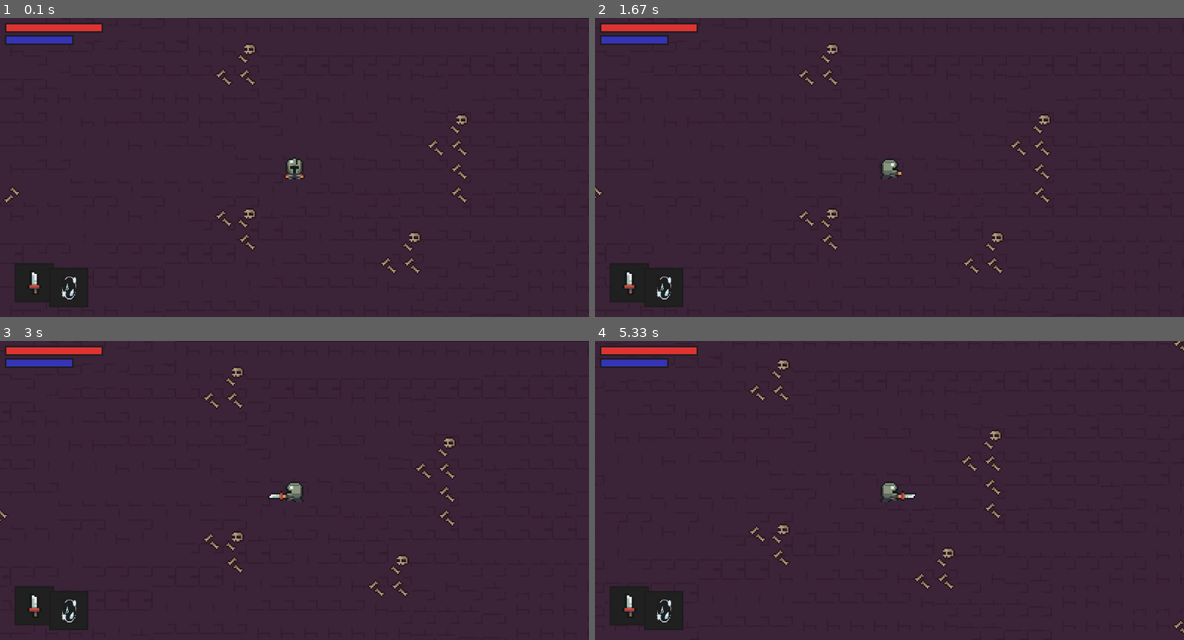
Above: before the commit, frames 1-4 (two rows, left to right).
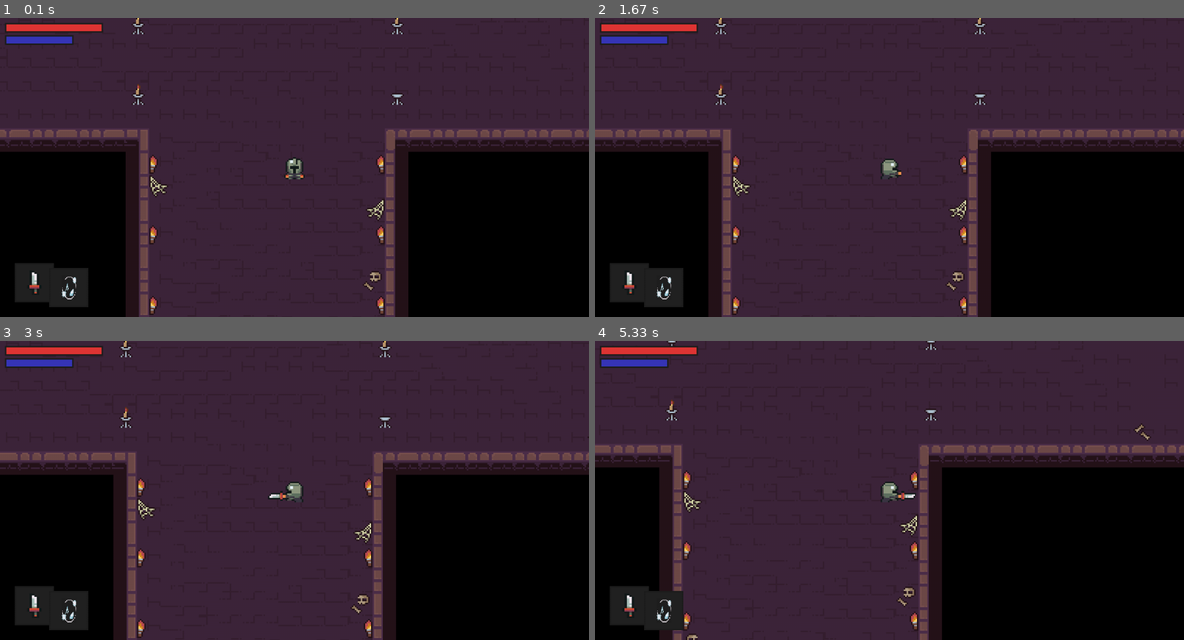
Above: after the commit, the same moments.

Repository: insper-classroom/devlife-23-1-projeto-pygame-luigi_ribolla
Game: pygame game, started from jogo.py
Two runs of this game, one before a commit and one after it. Both use one fixed random seed, a clock stepped at 60 frames per second and the inputs below.
Inputs:
- Up to frame 1 (0.1 s): no input
- Up to frame 2 (1.67 s): tap Space at 0.33, 0.73, 1.03, 1.57 s; hold D 0.67-1.13 s; tap K at 0.82 s; hold D from 1.5 s (still down)
- Up to frame 3 (3 s): tap Space at 1.87, 2.4, 2.7 s; release D at 1.97 s; hold A 2.33-2.73 s
- Up to frame 4 (5.33 s): hold D 3.17-3.8 s; tap Space at 3.23, 3.53, 3.9, 4.3, 4.6, 4.8, 5.1 s; tap K at 3.32, 4.88 s; hold S 3.83-4.2 s; hold A 4.23-4.7 s; hold D 4.73-5.2 s

The runs differ from the first frame. In frame 1, 35% of the frame differs, in the area x 0-100%, y 0-100%; in frame 2, 35%; in frame 3, 35%; in frame 4, 36%.

Commit message:
criacao de monstros

Diff:
--- a/constantes.py
+++ b/constantes.py
@@ -24,7 +24,7 @@
 cor_energia = '#3736B8'
 cor_borda_ativacao = 'gold'
 
-#inimigo
+#arma
 dados_arma = {
     'espada1': {'cooldown': 300, 'dano': 10, 'imagem':'docs/assets/img/espadas/espada1/espada1.png'},
     'espada2': {'cooldown': 450, 'dano': 15, 'imagem':'docs/assets/img/espadas/espada2/espada2.png'}
@@ -35,3 +35,11 @@
     'gelo' : {'forca': 7, 'custo':20, 'imagem':'docs/assets/img/magias/magia2/icone.png'},
     'conhecimento' : {'forca': 23, 'custo':40, 'imagem':'docs/assets/img/magias/magia1/icone.png'}
 }
+# inimigos
+dados_inimigos = {
+    'fogo': {'vida': 70, 'xp': 100, 'dano': 10, 'ataque': 'flam', 'som_attaque':'', 'velocidade': 4, 'resistencia': 3, 'raio_ataque': 50, 'raio_visao': 360},
+    'skull': {'vida': 100, 'xp': 120, 'dano': 20, 'ataque': 'blast', 'som_attaque':'', 'velocidade': 3, 'resistencia': 3, 'raio_ataque': 70, 'raio_visao': 360},
+    'demonio': {'vida': 150, 'xp': 150, 'dano': 30, 'ataque': 'burn', 'som_attaque':'', 'velocidade': 3, 'resistencia': 3, 'raio_ataque': 70, 'raio_visao': 360},
+    'beast': {'vida': 200, 'xp': 200, 'dano': 40, 'ataque': 'slash', 'som_attaque':'', 'velocidade': 2, 'resistencia': 3, 'raio_ataque': 130, 'raio_visao': 400},
+    'cyclope': {'vida': 200, 'xp': 200, 'dano': 30, 'ataque': 'charge', 'som_attaque':'', 'velocidade': 4, 'resistencia': 3, 'raio_ataque': 90, 'raio_visao': 500},
+}
--- a/dungeon.py
+++ b/dungeon.py
@@ -7,6 +7,7 @@
 from random import choice
 from arma import Arma
 from dados import Dados
+from monstros import Monstros
 
 class Dungeon:
     def __init__(self):
@@ -27,19 +28,46 @@
         self.dados = Dados()
 
     def mapa(self):
-        layouts = {
-            "limite": importa_csv('docs/csv-map/parede.csv'), }
+        mapas_csv = {
+            "paredes": importa_csv('docs/csv-map/parede.csv'),
+            # "monstros": importa_csv('docs/csv-map/monstros.csv'), }
+        }
 
-        for style, layout in layouts.items():
+        graficos = {
+            "monstros": importa_imagem('docs/assets/img/monstros/')
+        }
+
+        for tipo, layout in mapas_csv.items():
             for index_linha, linha in enumerate(layout):
                 for index_coluna, coluna in enumerate(linha):
                     if coluna != '-1':
                         x = index_coluna * TAMANHO_TILE
                         y = index_linha * TAMANHO_TILE
-                        if style == "limite":
+                        if tipo == "paredes":
                             Objetos((x,y), ([self.objetos]), 'invisivel')
+                        # if tipo == "monstros":
+                        #     if coluna == "394":
+                        #         self.hunter = Hunter(
+                        #         (x,y),
+                        #         [self.sprites],
+                        #         self.objetos,
+                        #         self.criar_ataque,
+                        #         self.apagar_ataque,
+                        #         self.criar_magia)
+                        #     else:
+                        #         Monstros(
+                        #         "monstro"
+                        #         (x,y),
+                        #         [self.sprites])
 
-        self.hunter = Hunter((1800,2800), [self.sprites], self.objetos,self.criar_ataque,self.apagar_ataque,self.criar_magia)
+        self.hunter = Hunter(
+        (1400,2000),
+        [self.sprites],
+        self.objetos,
+        self.criar_ataque,
+        self.apagar_ataque,
+        self.criar_magia)
+
 
     def criar_ataque(self):
         self.ataque_atual = Arma(self.hunter,[self.sprites])
--- /dev/null
+++ b/entidades.py
@@ -0,0 +1,35 @@
+import pygame as pg
+
+class Entidades(pg.sprite.Sprite):
+    def __init__(self,groups):
+        super().__init__(groups)
+
+        self.index = 0
+        self.vel_frame = 0.17
+        self.direcao = pg.math.Vector2()
+
+    def move(self,vel):
+        if self.direcao.magnitude() != 0: # se o vetor não for nulo
+            self.direcao = self.direcao.normalize() # normaliza o vetor
+
+        self.hitbox.x += self.direcao.x * vel
+        self.collision("x")
+        self.hitbox.y += self.direcao.y * vel
+        self.collision("y")
+        self.rect.center = self.hitbox.center
+
+    def collision(self, direcao):
+        if direcao == "x":
+            for objeto in self.objetos:
+                if objeto.hitbox.colliderect(self.hitbox):
+                    if self.direcao.x > 0: # se estiver indo para a direita
+                        self.hitbox.right = objeto.hitbox.left
+                    elif self.direcao.x < 0: # se estiver indo para a esquerda
+                        self.hitbox.left = objeto.hitbox.right
+        if direcao == "y":
+            for objeto in self.objetos:
+                if objeto.hitbox.colliderect(self.hitbox):
+                    if self.direcao.y > 0: # se estiver indo para baixo
+                        self.hitbox.bottom = objeto.hitbox.top
+                    elif self.direcao.y < 0: # se estiver indo para cima
+                        self.hitbox.top = objeto.hitbox.bottom
--- a/hunter.py
+++ b/hunter.py
@@ -1,8 +1,9 @@
 import pygame as pg
 from constantes import *
 from settings import *
-
-class Hunter(pg.sprite.Sprite):
+from entidades import Entidades
+
+class Hunter(Entidades):
     def __init__(self, posicao, grupos, objetos,criar_ataque,apagar_ataque,criar_magia):
         super().__init__(grupos)
         self.image = pg.image.load('docs/assets/img/hunter/idle.png').convert_alpha()
@@ -12,11 +13,10 @@
         # sprites
         self.sptites()
         self.estado = 'baixo'
-        self.index = 0
-        self.frame = 0.15
+
 
         # movimentação
-        self.direcao = pg.math.Vector2()
+
         self.ataque = False
         self.ataque_cooldown = 600
         self.ataque_timer = None
@@ -230,7 +230,7 @@
     def update_animacao(self):
         animacao = self.animations[self.estado]
 
-        self.index += self.frame
+        self.index += self.vel_frame
         if self.index >= len(animacao):
             self.index = 0
 
--- /dev/null
+++ b/monstros.py
@@ -0,0 +1,21 @@
+import pygame as pg
+from constantes import *
+from entidades import Entidades
+from settings import *
+
+class Monstros(Entidades):
+    def __init__(self, tipo, posicao, grupos):
+        super().__init__(grupos)
+        self.sprite = 'inimigo'
+
+        # graficos
+        self.graficos(tipo)
+        self.image = pg.Surface((48,48))
+        self.rect = self.image.get_rect(topleft = posicao)
+
+    def graficos(self,nome):
+        self.animacoes = {"idle": [], "move": [], "attack": []}
+
+        pasta = f'docs/assets/img/monstros/{nome}/'
+        for animacao in self.animacoes.keys():
+            self.animacoes[animacao] = importa_imagem(pasta + animacao)
--- a/settings.py
+++ b/settings.py
@@ -10,13 +10,13 @@
             terreno.append(list(row))
         return terreno
 
-# def importa_imagem(path):
-#     lista_imagens = []
+def importa_imagem(path):
+    lista_imagens = []
 
-#     for _,__,arquivo in walk(path):
-#         for imagem in arquivo:
-#             full_path = path + '/' + imagem
-#             grafico_img = pg.image.load(full_path).convert_alpha()
-#             lista_imagens.append(grafico_img)
+    for _,__,arquivo in walk(path):
+        for imagem in arquivo:
+            full_path = path + '/' + imagem
+            grafico_img = pg.image.load(full_path).convert_alpha()
+            lista_imagens.append(grafico_img)
 
-#     return lista_imagens
+    return lista_imagens
